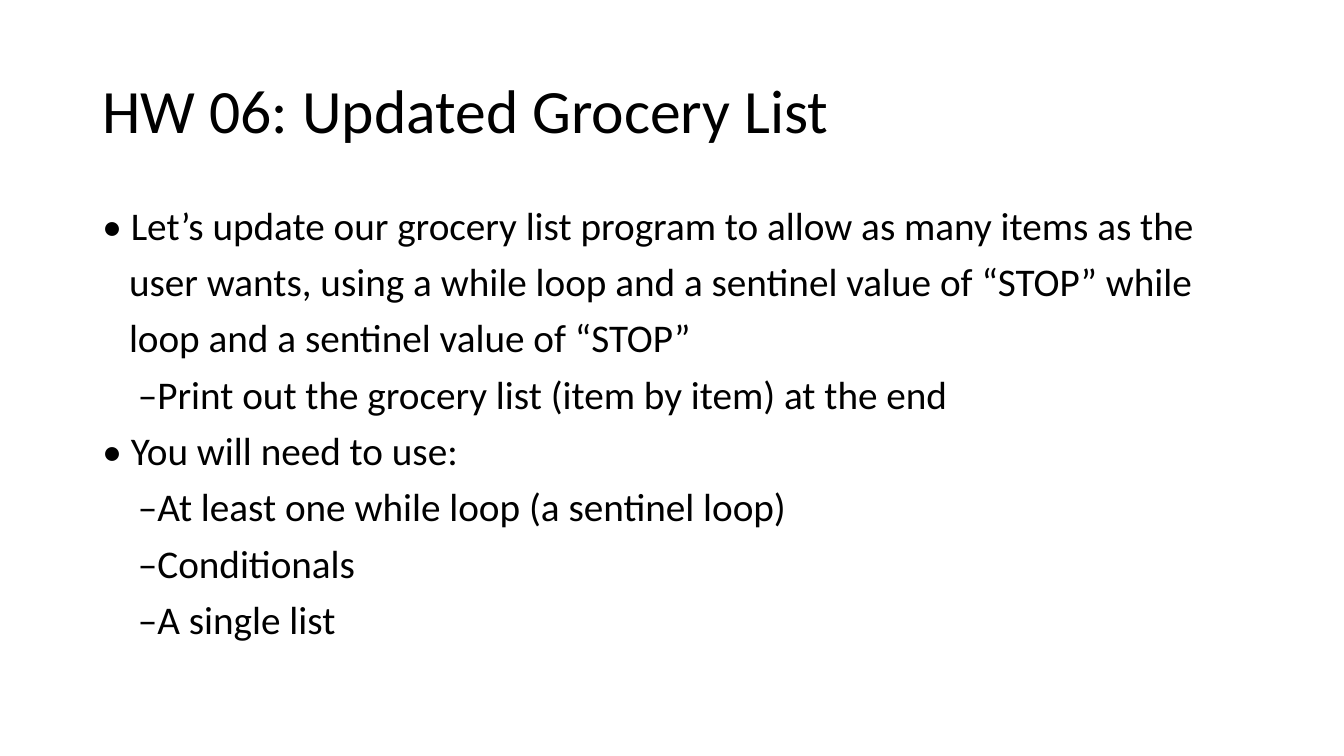
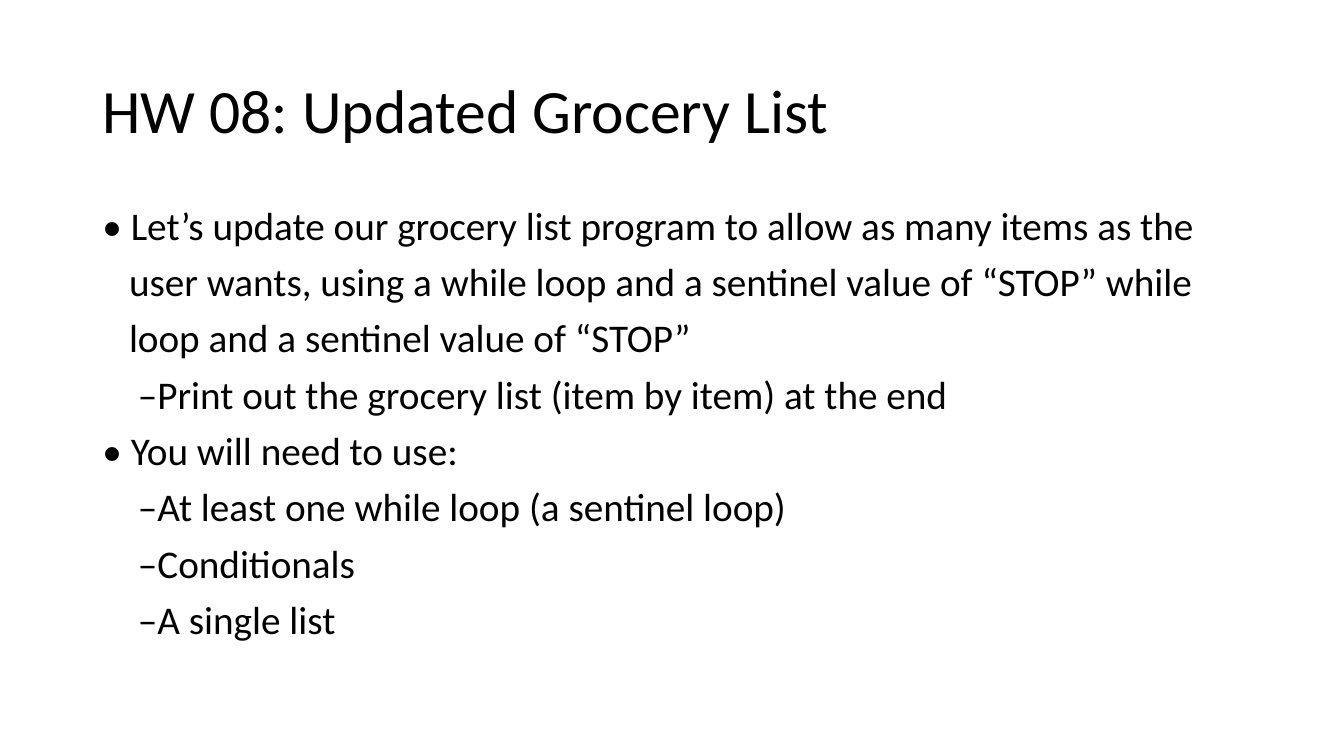
Before and after one commit to HKohin/Python-for-Upward-Bound-Program, a slide deck: slide 37 of PYTHON_8_Lists Part 1.pptx. Drawn at 1344x756 pixels with LibreOffice and Linux fonts; fonts in the diff are those of the drawing. Boxes give left, top, right and bottom in pixels: in the first picture for what was removed or moved away, otherwise in the second. Text is boxed around its words. In the diff, an @@ line names an element or a change of style, - is before the commit and + after.

```diff
--- a/PYTHON_8_Lists Part 1.pptx
+++ b/PYTHON_8_Lists Part 1.pptx
@@ title at (102, 90, 828, 143): text changed @@
-HW 06: Updated Grocery List
+HW 08: Updated Grocery List
```
Also in this commit, not shown: 8 other slides changed.
